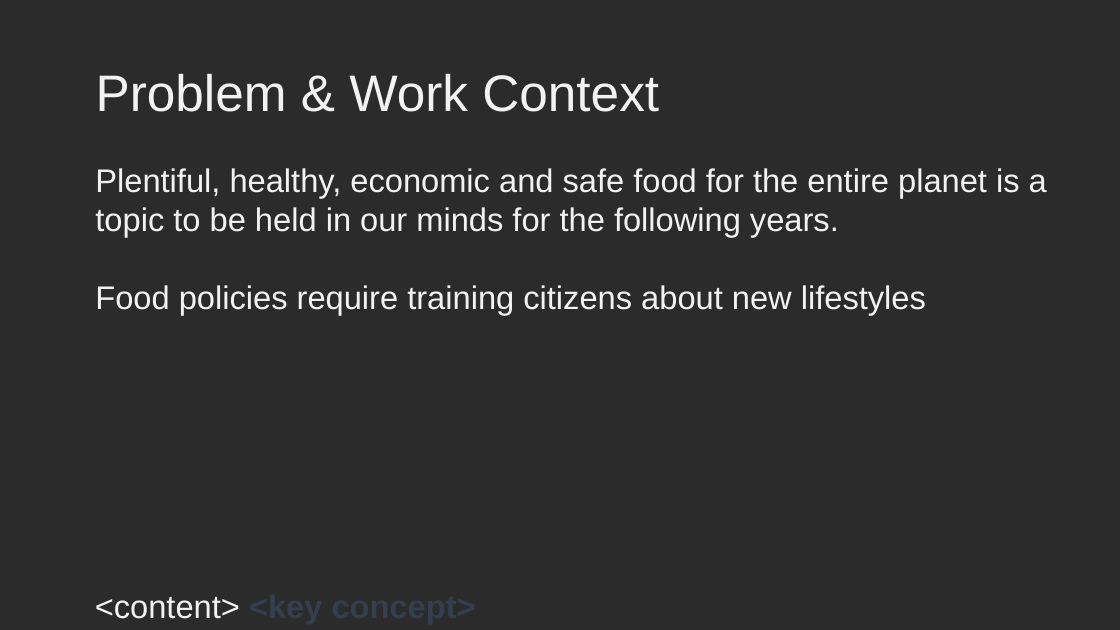
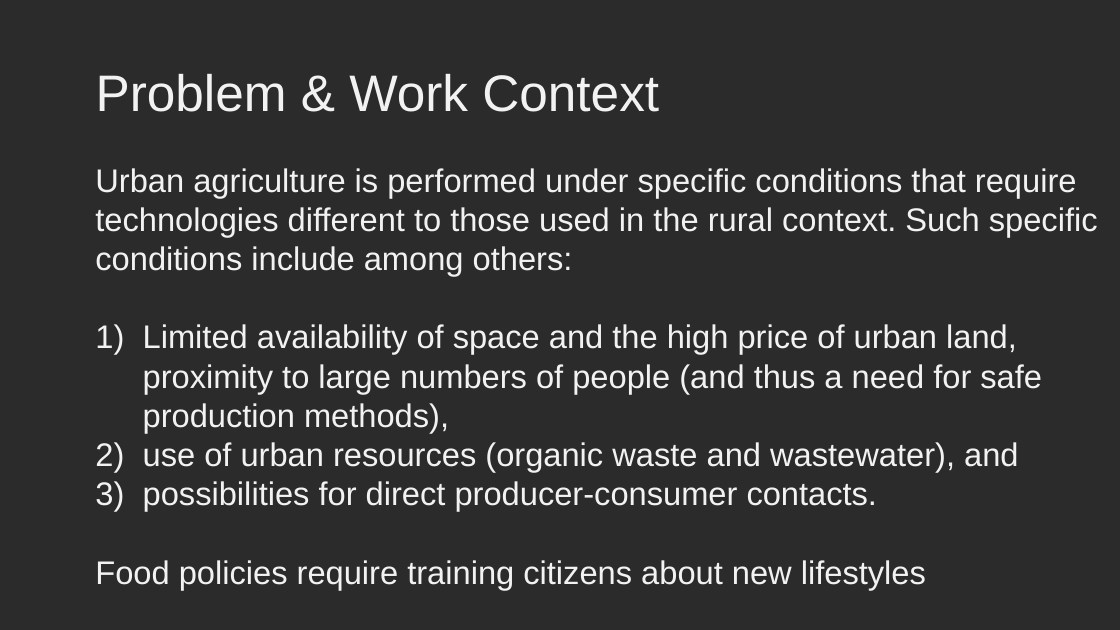
Before and after one commit to KiraSensei13/MNT_ITESM_courses, a slide deck: slide 3 of 1.2.Leadership_for_Sus_Dev/FProject/PRESENTATION_FINAL_PROJECT.pptx. Drawn at 1120x630 pixels with LibreOffice and Linux fonts; fonts in the diff are those of the drawing; background and template pictures are left out; a plain dark background stands for a picture behind light text. Boxes give left, top, right and bottom in pixels: in the first picture for what was removed or moved away, otherwise in the second. Text is boxed around its words. In the diff, an @@ line names an element or a change of style, - is before the commit and + after.

```diff
--- a/1.2.Leadership_for_Sus_Dev/FProject/PRESENTATION_FINAL_PROJECT.pptx
+++ b/1.2.Leadership_for_Sus_Dev/FProject/PRESENTATION_FINAL_PROJECT.pptx
@@ text at <box>95,168,1098,511</box>: text changed @@
-Plentiful, healthy, economic and safe food for the entire planet is a topic to be held in our minds for the following years.
+Urban agriculture is performed under specific conditions that require technologies different to those used in the rural context. Such specific conditions include among others:
+1) Limited availability of space and the high price of urban land, proximity to large numbers of people (and thus a need for safe production methods),
+2) use of urban resources (organic waste and wastewater), and
+3) possibilities for direct producer-consumer contacts.
@@ text removed at <box>95,597,240,619</box> @@
-<content> <key concept>
```
Also in this commit, not shown: 4 other slides changed, 1 slide added, 2 slides removed, 4 other files.
